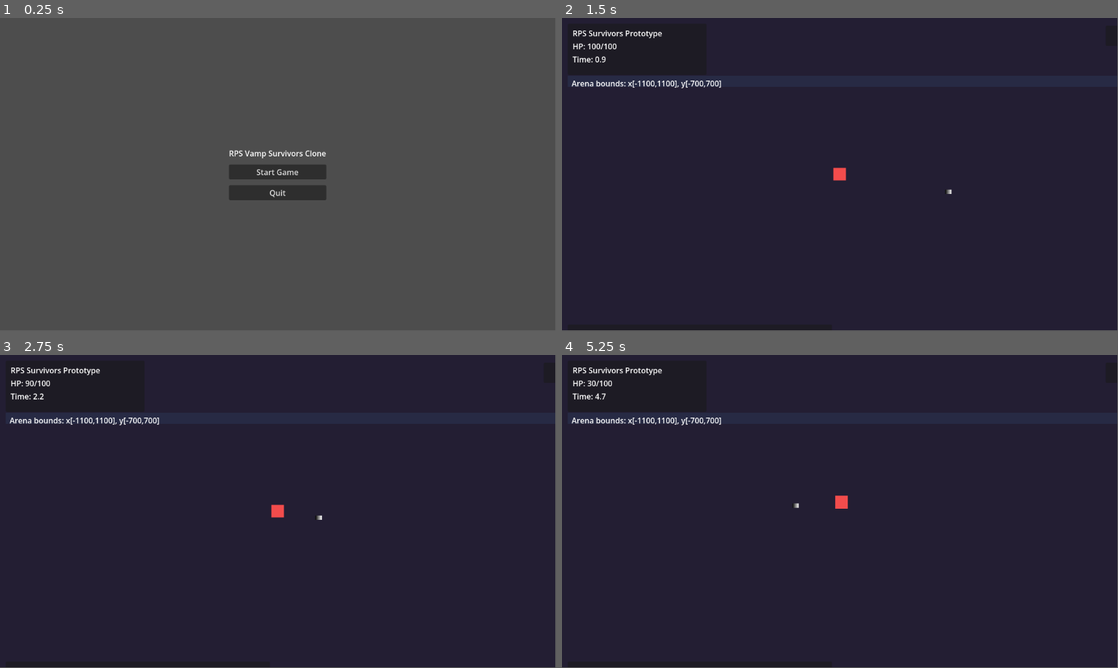
Above: before the commit, frames 1-4 (two rows, left to right).
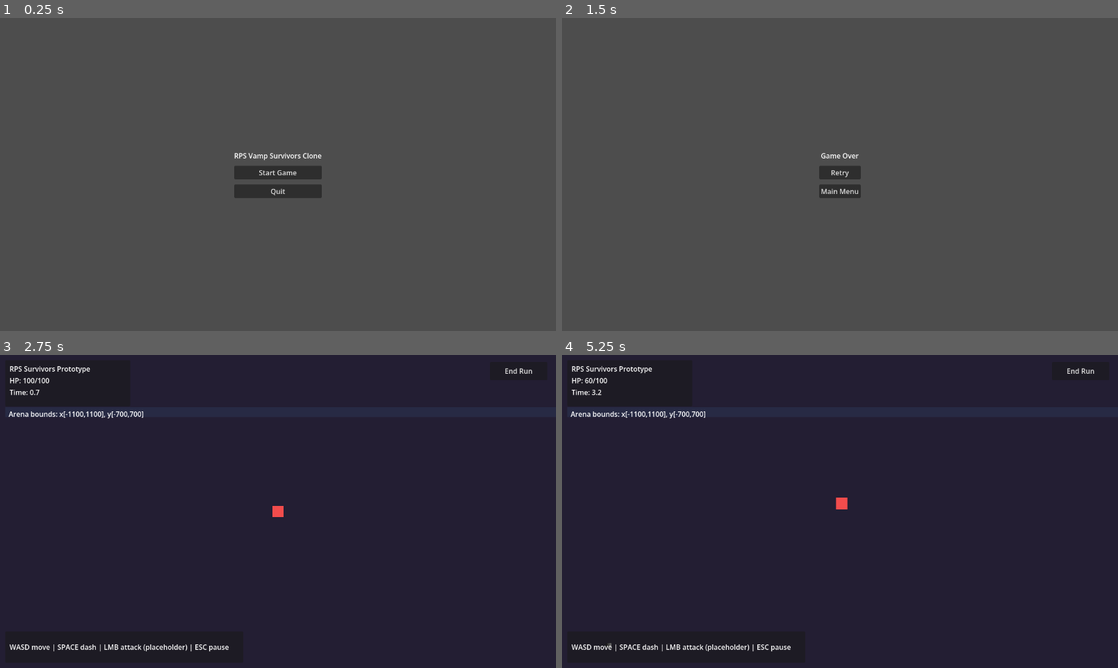
Above: after the commit, the same moments.

Repository: TimotejZavski/rps-vamp--survivors-clone
Game: Godot game, scene res://scenes/main/Main.tscn
Two runs of this game, one before a commit and one after it. Both use one fixed random seed, a clock stepped at 60 frames per second and the inputs below.
Inputs (mouse positions are in pixels of both pictures, inside the frame that each line leads up to):
- Up to frame 1 (0.25 s): no input
- Up to frame 2 (1.5 s): click "Start Game" at 0.5 s; click (1079, 33) at 1.25 s, where only the run after the commit has a clickable "End Run"
- Up to frame 3 (2.75 s): click (278, 508) at 2 s, where only the run after the commit has a clickable "Retry"
- Up to frame 4 (5.25 s): tap Enter (ui_accept) at 2.75, 3.02, 3.77 s; move the mouse to (962, 495) at 2.77 s; hold D (move_right) 2.78-3.53 s; click (962, 495) at 2.85 s; move the mouse to (728, 527) at 3.52 s; hold S (move_down) 3.53-4.28 s; click (728, 527) at 3.6 s; move the mouse to (895, 442) at 4.27 s; hold D (move_right) 4.28-5.03 s; tap Space (dash) at 4.35 s; click (895, 442) at 4.55 s; move the mouse to (812, 574) at 5.02 s; hold W (move_up) from 5.03 s (still down); click (812, 574) at 5.1 s
In our replay, the window is 799x449 before the commit and 800x450 after it. These sizes can differ from the game's own. Grey fills any space a smaller window leaves; there, only what the larger window draws over its background counts as a difference.

The runs differ from the first frame. In frame 1, 0.7% of the frame differs, in the area x 41-59%, y 42-59%; in frame 2, 99%, in the area x 0-100%, y 0-100%; in frame 3, 1.8%; in frame 4, 1.9%.

Commit message:
Add enemy wave spawning on top of core combat
Keep teammate chase/attack/damage flow; add Enemies container, edge spawns,
and optional enemy.target for spawned instances. Project input tweaks from prior work.

Made-with: Cursor

Diff:
--- a/project.godot
+++ b/project.godot
@@ -11,39 +11,51 @@
 [application]
 
 config/name="rps-vamp -survivors-clone"
+run/main_scene="res://scenes/main/Main.tscn"
 config/features=PackedStringArray("4.6", "Forward Plus")
 config/icon="res://icon.svg"
-run/main_scene="res://scenes/main/Main.tscn"
+
+[display]
+
+window/size/viewport_width=1280
+window/size/viewport_height=720
 
 [input]
 
 move_left={
 "deadzone": 0.5,
-"events": [Object(InputEventKey,"resource_local_to_scene":fa …(210 unchanged characters)… "location":0,"echo":false,"script":null)]
+"events": [Object(InputEventKey,"resource_local_to_scene":fa …(210 unchanged characters)… "location":0,"echo":false,"script":null)
+]
 }
 move_right={
 "deadzone": 0.5,
-"events": [Object(InputEventKey,"resource_local_to_scene":fa …(211 unchanged characters)… "location":0,"echo":false,"script":null)]
+"events": [Object(InputEventKey,"resource_local_to_scene":fa …(211 unchanged characters)… "location":0,"echo":false,"script":null)
+]
 }
 move_up={
 "deadzone": 0.5,
-"events": [Object(InputEventKey,"resource_local_to_scene":fa …(211 unchanged characters)… "location":0,"echo":false,"script":null)]
+"events": [Object(InputEventKey,"resource_local_to_scene":fa …(211 unchanged characters)… "location":0,"echo":false,"script":null)
+]
 }
 move_down={
 "deadzone": 0.5,
-"events": [Object(InputEventKey,"resource_local_to_scene":fa …(211 unchanged characters)… "location":0,"echo":false,"script":null)]
+"events": [Object(InputEventKey,"resource_local_to_scene":fa …(211 unchanged characters)… "location":0,"echo":false,"script":null)
+]
 }
 attack={
 "deadzone": 0.5,
-"events": [Object(InputEventMouseButton,"resource_local_to_s …(272 unchanged characters)… alse,"double_click":false,"script":null)]
+"events": [Object(InputEventMouseButton,"resource_local_to_s …(272 unchanged characters)… alse,"double_click":false,"script":null)
+]
 }
 dash={
 "deadzone": 0.5,
-"events": [Object(InputEventKey,"resource_local_to_scene":fa …(210 unchanged characters)… "location":0,"echo":false,"script":null)]
+"events": [Object(InputEventKey,"resource_local_to_scene":fa …(210 unchanged characters)… "location":0,"echo":false,"script":null)
+]
 }
 pause={
 "deadzone": 0.5,
-"events": [Object(InputEventKey,"resource_local_to_scene":fa …(220 unchanged characters)… "location":0,"echo":false,"script":null)]
+"events": [Object(InputEventKey,"resource_local_to_scene":fa …(220 unchanged characters)… "location":0,"echo":false,"script":null)
+]
 }
 
 [physics]
--- a/scenes/game/Game.tscn
+++ b/scenes/game/Game.tscn
@@ -2,7 +2,6 @@
 
 [ext_resource type="Script" uid="uid://dft0emwcavup3" path="res://scripts/game/game.gd" id="1_t8hjr"]
 [ext_resource type="PackedScene" uid="uid://dj4sv3egmqfkn" path="res://scenes/game/Player.tscn" id="2_5xcmf"]
-[ext_resource type="PackedScene" uid="uid://bo6gocthl7sn3" path="res://scenes/game/Enemy.tscn" id="3_vrspl"]
 
 [sub_resource type="CircleShape2D" id="CircleShape2D_vrspl"]
 radius = 16.0
@@ -21,6 +20,8 @@
 [node name="CollisionShape2D2" type="CollisionShape2D" parent="Player" unique_id=615553480 groups=["player"]]
 position = Vector2(-8, -4)
 shape = SubResource("CircleShape2D_vrspl")
+
+[node name="Enemies" type="Node2D" parent="." unique_id=2847591201]
 
 [node name="HUD" type="CanvasLayer" parent="." unique_id=316413741]
 
@@ -105,7 +106,4 @@
 offset_bottom = 24.0
 text = "Arena bounds: x[-1100,1100], y[-700,700]"
 
-[node name="Enemy" parent="." unique_id=391882556 instance=ExtResource("3_vrspl")]
-position = Vector2(571, 291)
-
 [connection signal="pressed" from="HUD/EndRunButton" to="." method="_on_end_run_button_pressed"]
--- a/scripts/enemy/enemy.gd
+++ b/scripts/enemy/enemy.gd
@@ -3,21 +3,28 @@
 @export var speed := 120.0
 @export var damage := 10
 @export var attack_cooldown := 1.0
+@export var attack_range := 150.0
 
-var player: CharacterBody2D
+## Set by spawner; if unset, resolves the player from the "player" group (same as placing one enemy in-editor).
+var target: Node2D
+
 var _attack_timer := 0.0
 
 
-func _ready() -> void:
-	player = get_tree().get_first_node_in_group("player")
-	print("PLAYER FOUND:", player)
+func _resolve_aim() -> Node2D:
+	if is_instance_valid(target):
+		return target
+	return get_tree().get_first_node_in_group("player") as Node2D
 
 
 func _physics_process(delta: float) -> void:
-	if player == null:
+	var aim := _resolve_aim()
+	if aim == null:
+		velocity = Vector2.ZERO
+		move_and_slide()
 		return
 
-	var direction = player.global_position - global_position
+	var direction := aim.global_position - global_position
 	if direction != Vector2.ZERO:
 		velocity = direction.normalized() * speed
 	else:
@@ -27,14 +34,8 @@
 
 	_attack_timer -= delta
 
-	var dist := global_position.distance_to(player.global_position)
-	print("DIST:", dist)
-
-	if dist < 150:
-		print("IN RANGE")
-		if _attack_timer <= 0.0:
-			print("ATTACK")
-			if player.has_method("take_damage"):
-				player.take_damage(damage)
-				print("DAMAGE APPLIED")
-			_attack_timer = attack_cooldown
+	var dist := global_position.distance_to(aim.global_position)
+	if dist < attack_range and _attack_timer <= 0.0:
+		if aim.has_method("take_damage"):
+			aim.take_damage(damage)
+		_attack_timer = attack_cooldown
--- a/scripts/game/game.gd
+++ b/scripts/game/game.gd
@@ -4,8 +4,10 @@
 
 const ARENA_MIN := Vector2(-1100.0, -700.0)
 const ARENA_MAX := Vector2(1100.0, 700.0)
+const ENEMY_SCENE := preload("res://scenes/game/Enemy.tscn")
 
 @onready var player: CharacterBody2D = $Player
+@onready var enemies: Node2D = $Enemies
 @onready var player_camera: Camera2D = $Player/Camera2D
 @onready var health_label: Label = $HUD/TopPanel/HUDMargin/HUDVBox/HealthLabel
 @onready var timer_label: Label = $HUD/TopPanel/HUDMargin/HUDVBox/TimeLabel
@@ -13,6 +15,7 @@
 
 var _elapsed_seconds := 0.0
 var _attack_flash_time_left := 0.0
+var _spawn_timer := 1.2
 
 
 func _ready() -> void:
@@ -31,6 +34,12 @@
 func _process(delta: float) -> void:
 	_elapsed_seconds += delta
 	timer_label.text = "Time: %.1f" % _elapsed_seconds
+
+	var spawn_interval := maxf(0.55, 2.0 - _elapsed_seconds * 0.035)
+	_spawn_timer -= delta
+	if _spawn_timer <= 0.0:
+		_spawn_timer = spawn_interval
+		_spawn_enemy()
 
 	if Input.is_action_just_pressed("attack"):
 		_attack_flash_time_left = 0.12
@@ -63,3 +72,22 @@
 
 func _on_player_died() -> void:
 	game_over_requested.emit()
+
+
+func _random_spawn_on_arena_edge() -> Vector2:
+	match randi() % 4:
+		0:
+			return Vector2(randf_range(ARENA_MIN.x, ARENA_MAX.x), ARENA_MIN.y)
+		1:
+			return Vector2(randf_range(ARENA_MIN.x, ARENA_MAX.x), ARENA_MAX.y)
+		2:
+			return Vector2(ARENA_MIN.x, randf_range(ARENA_MIN.y, ARENA_MAX.y))
+		_:
+			return Vector2(ARENA_MAX.x, randf_range(ARENA_MIN.y, ARENA_MAX.y))
+
+
+func _spawn_enemy() -> void:
+	var enemy = ENEMY_SCENE.instantiate()
+	enemy.target = player
+	enemy.global_position = _random_spawn_on_arena_edge()
+	enemies.add_child(enemy)
Not shown, added: scripts/enemy/enemy.gd.uid
